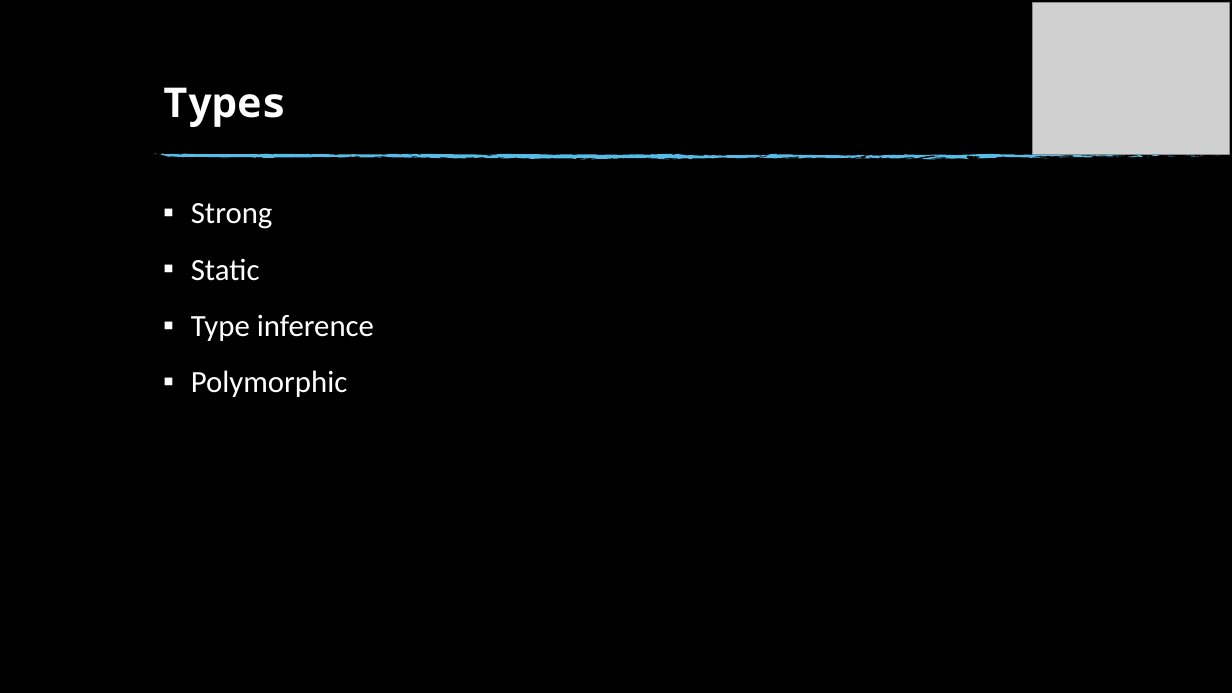
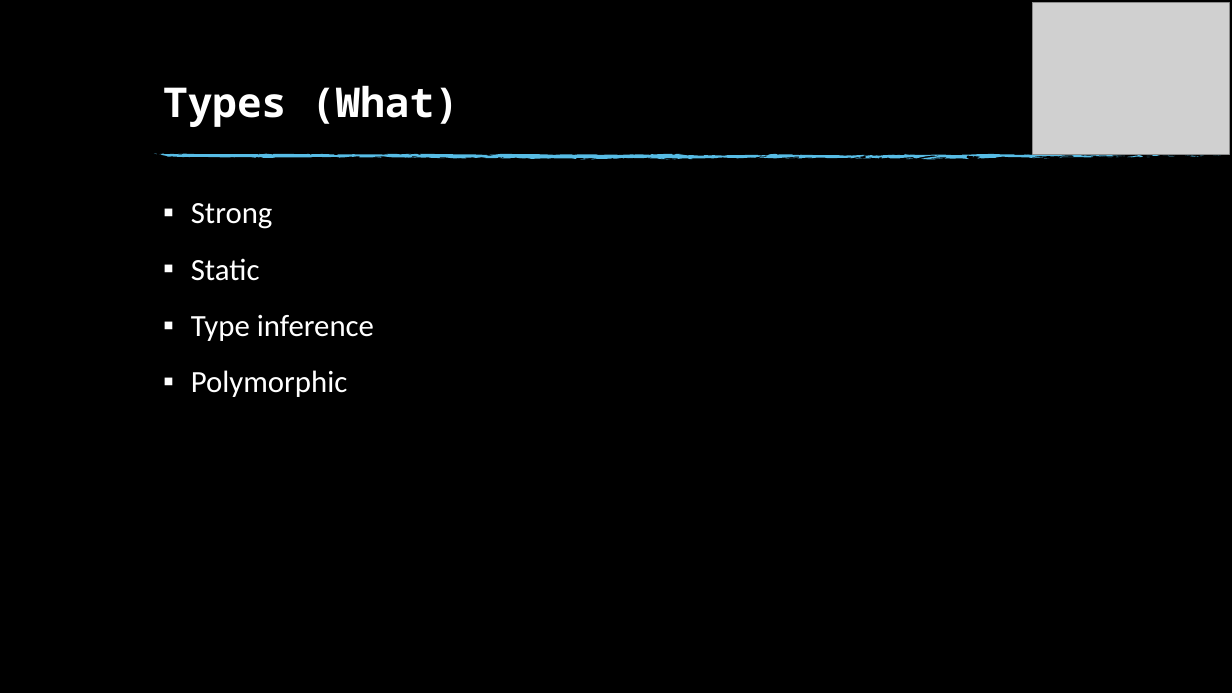
Before and after one commit to anuragjaiswal/haskell-ppt, a slide deck: slide 23 of Haskell.pptx (slide 7 before the commit). Drawn at 1232x693 pixels with LibreOffice and Linux fonts; fonts in the diff are those of the drawing; grey boxes stand for pictures; background and template pictures are left out. Boxes give left, top, right and bottom in pixels: in the first picture for what was removed or moved away, otherwise in the second. Text is boxed around its words. In the diff, an @@ line names an element or a change of style, - is before the commit and + after.

```diff
--- a/Haskell.pptx
+++ b/Haskell.pptx
@@ title at (x1=163, y1=85, x2=459, y2=127): text changed @@
-Types
+Types (What)
```
Also in this commit, not shown: 18 other slides changed, 5 slides added, 3 slides removed, 1 other file.
